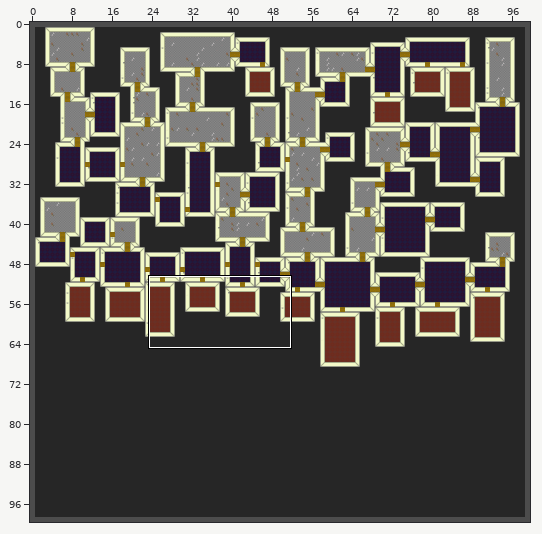
One commit to this Tiled map: desktop/Maps/test.tmx. Above: a wide view before the commit, with the close-up outlined.
Close-up. Old version:
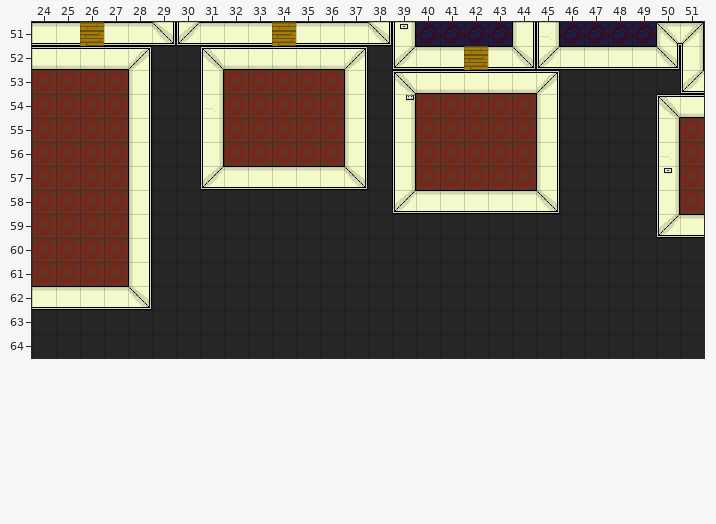
Cells are 32x32 px. Shown: x 24..51, y 51..64. The commit also changed other parts of the map, which this record leaves out.
After:
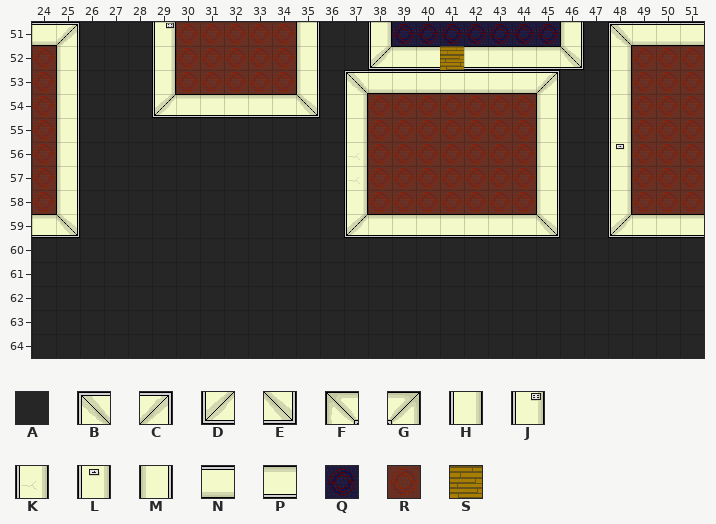
Key: from "Office01": A 0, B 2, C 3, D 4, E 5, F 6, G 7, H 10, J 11, K 12, L 13, M 20, N 30, P 40, Q 60, R 70, S 99.
_ is an empty cell.
Tiles replaced or removed in this view: A, B, C, D, E, F, G, H, J, K, L, M, N, P, Q, R, S.
Diff:
Changed rows in their new state; . is an unchanged cell.
Layer "Tile Layer 1":
first column x 24:
51 NCAAAJRRRRRMAAHQ....QQMABNNN
52 RMAAAHRRRRRMAADP.SP.PPEAHRRR
53 .MAAAHRR...MABNN........HRRR
54 .MAAADPPPPPEAHRR........HRRR
55 .MAAA..AAAAAAHRR........HRR.
56 .MAAA..AAAAAAKRR........LRR.
57 .MAAA..AAAAAAKRR........HRR.
58 .MAAA........HRRRRRRRM..HRR.
59 PEAAA........DPPPPPPPE..DPP.
60 AAAAA.......................
61 AAAAA.......................
62 AAAAA.......................
Pixel boxes of the changes (left, top, right, bottom) in both close-ups:
changed: (32, 22, 704, 310)
